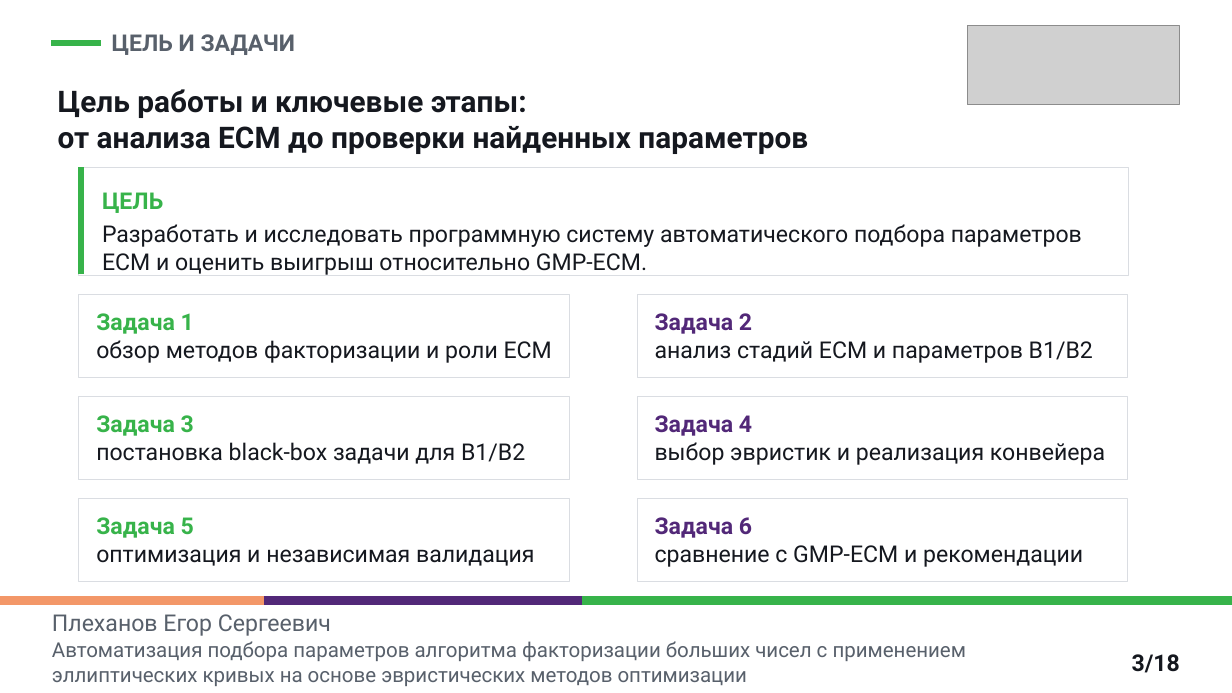
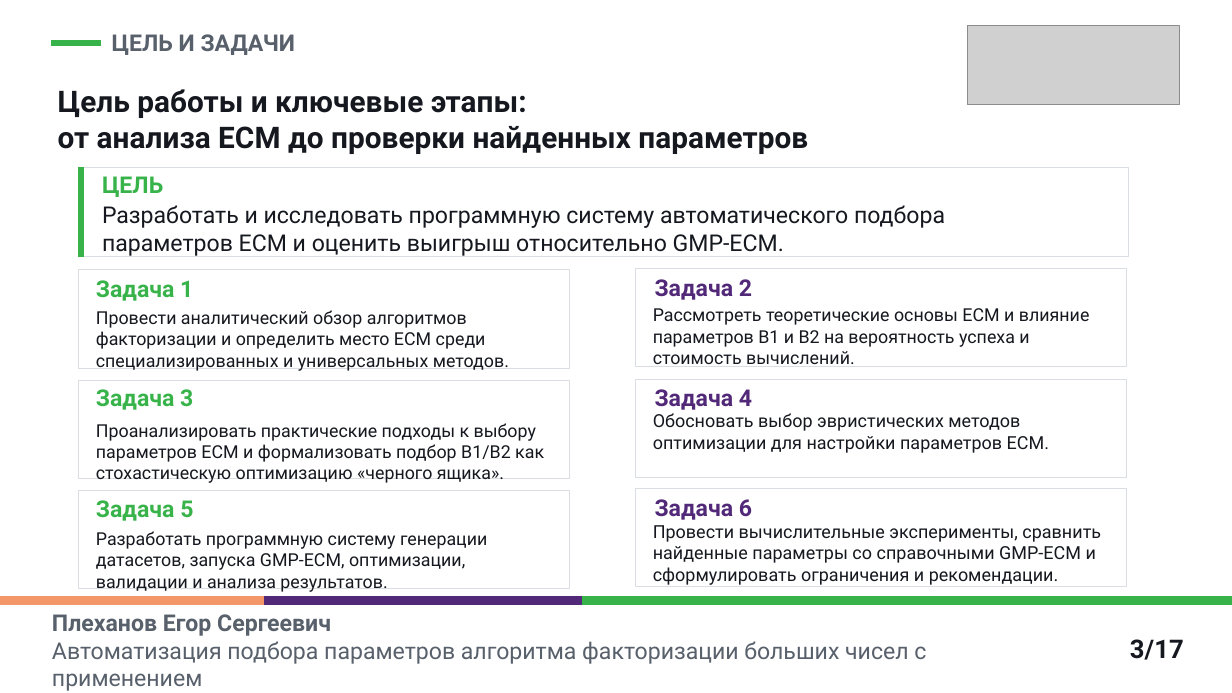
Before and after one commit to EgorPlehanov/ecm-evolutionary-optimization, a slide deck: slide 3 of REPORTS/06_thesis_defense_presentation/Plekhanov_thesis_defense_ECM_parameter_optimization_polytech.pptx. Drawn at 1232x693 pixels with LibreOffice and Linux fonts; fonts in the diff are those of the drawing; grey boxes stand for pictures. Boxes give left, top, right and bottom in pixels: in the first picture for what was removed or moved away, otherwise in the second. Text is boxed around its words. In the diff, an @@ line names an element or a change of style, - is before the commit and + after.

```diff
--- a/REPORTS/06_thesis_defense_presentation/Plekhanov_thesis_defense_ECM_parameter_optimization_polytech.pptx
+++ b/REPORTS/06_thesis_defense_presentation/Plekhanov_thesis_defense_ECM_parameter_optimization_polytech.pptx
@@ rectangle: place and size @@
-rectangle at (79,167,1128,275)
+rectangle at (79,167,1128,256)
@@ rectangle: place and size @@
-rectangle at (79,167,83,274)
+rectangle at (79,167,83,256)
@@ text "Разработать и исследовать программную систему ..." rewrapped from (102,224,1082,275) to (102,205,945,256) @@
@@ rectangle: place and size @@
-rectangle at (638,295,1128,378)
+rectangle at (636,268,1127,366)
@@ rectangle: place and size @@
-rectangle at (79,295,569,378)
+rectangle at (79,270,569,368)
@@ text "Задача 1": place and size @@
-text "Задача 1" at (96,313,194,334)
+text "Задача 1" at (96,280,193,301)
@@ text "Задача 2": place and size @@
-text "Задача 2" at (655,313,752,334)
+text "Задача 2" at (655,279,752,300)
@@ text at (96,310,509,371): text changed; size 18 to 13.9 pt @@
-обзор методов факторизации и роли ECM
+Провести аналитический обзор алгоритмов факторизации и определить место ECM среди специализированных и универсальных методов.
@@ text at (653,308,1090,364): text changed; size 18 to 13.9 pt @@
-анализ стадий ECM и параметров B1/B2
+Рассмотреть теоретические основы ECM и влияние параметров B1 и B2 на вероятность успеха и стоимость вычислений.
@@ rectangle: place and size @@
-rectangle at (79,396,569,480)
+rectangle at (79,381,569,479)
@@ text "Задача 3": place and size @@
-text "Задача 3" at (96,415,194,436)
+text "Задача 3" at (96,389,193,410)
@@ rectangle: place and size @@
-rectangle at (638,396,1128,480)
+rectangle at (636,379,1127,477)
@@ text "Задача 4": place and size @@
-text "Задача 4" at (655,415,752,436)
+text "Задача 4" at (655,389,752,410)
@@ text added at (653,413,1049,453), 14 pt, text #15181F @@
+Обосновать выбор эвристических методов оптимизации для настройки параметров ECM.
@@ text removed at (96,442,525,464) @@
-постановка black-box задачи для B1/B2
@@ text added at (96,423,544,483), 13.9 pt, text #15181F @@
+Проанализировать практические подходы к выбору параметров ECM и формализовать подбор B1/B2 как стохастическую оптимизацию «черного ящика».
@@ text removed at (655,442,1105,465) @@
-выбор эвристик и реализация конвейера
@@ rectangle: place and size @@
-rectangle at (79,499,569,582)
+rectangle at (79,490,569,588)
@@ rectangle: place and size @@
-rectangle at (638,499,1128,582)
+rectangle at (636,489,1127,587)
@@ 3 texts: place and size @@
-3 texts at (96,192,752,538)
+3 texts at (96,176,752,521)
@@ text added at (96,531,487,592), 13.9 pt, text #15181F @@
+Разработать программную систему генерации датасетов, запуска GMP-ECM, оптимизации, валидации и анализа результатов.
@@ text at (653,525,1101,585): text changed; size 18 to 14 pt @@
-сравнение с GMP-ECM и рекомендации
+Провести вычислительные эксперименты, сравнить найденные параметры со справочными GMP-ECM и сформулировать ограничения и рекомендации.
@@ text removed at (96,549,535,566) @@
-оптимизация и независимая валидация
@@ rectangle removed at (0,597,1232,693) @@
@@ text at (52,614,331,636): paragraph added @@
+Плеханов Егор Сергеевич
@@ text "Плеханов Егор Сергеевич": place and size @@
-text "Плеханов Егор Сергеевич" at (52,641,967,686)
+text "Плеханов Егор Сергеевич" at (52,614,926,691)
@@ text removed at (52,614,331,636) @@
-Плеханов Егор Сергеевич
@@ text at (52,641,926,691): size 16 to 18 pt in "Автоматизация подбора параметров алгоритма факторизации боль ...", "эллиптических кривых на основе эвристических методов оптимиз ..." @@
@@ page number at (1130,639,1184,660): text changed; size 18 to 20 pt @@
-3/18
+3/17
```
Also in this commit, not shown: 15 other slides changed, 1 slide removed, 1 other file.
